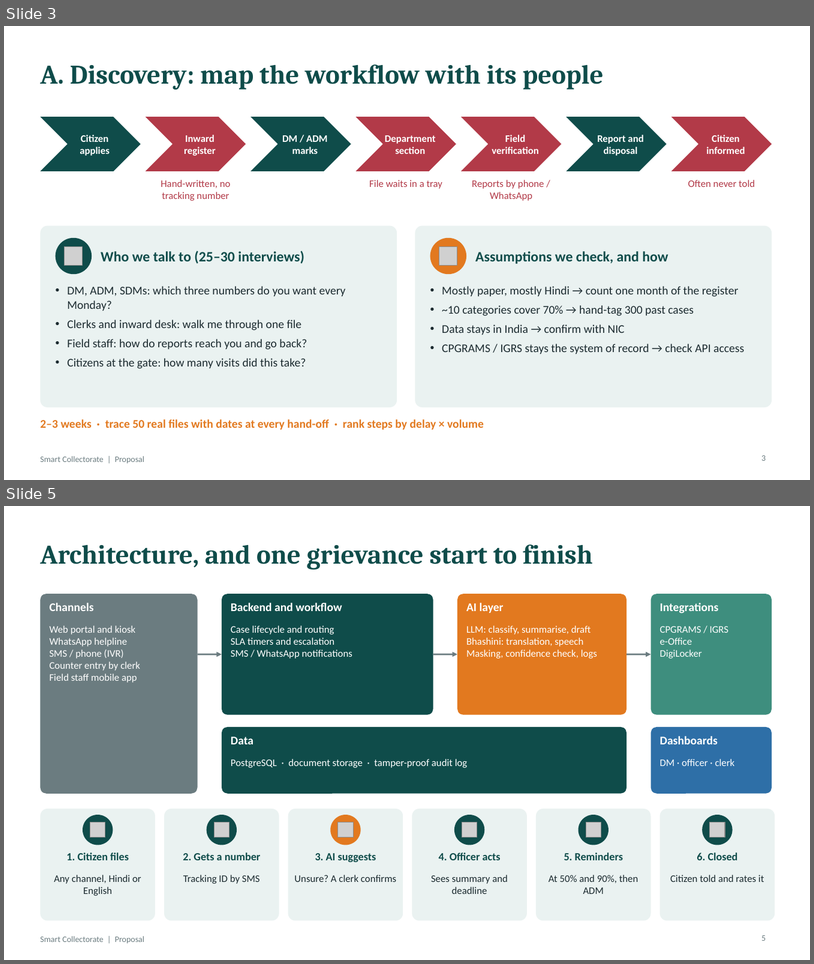
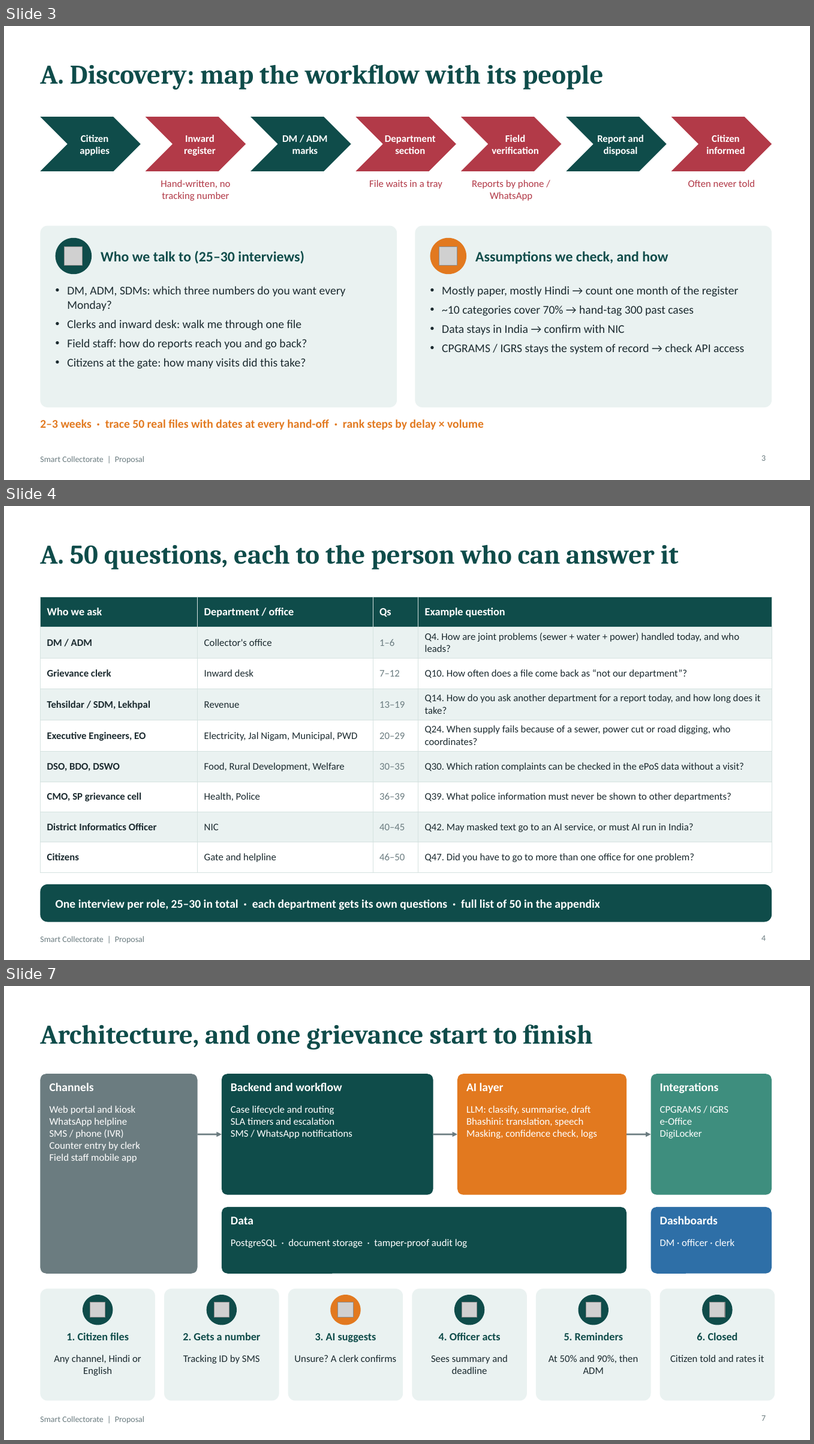
Before and after one commit to easycodewithme/Assignemnt-Automation, a slide deck: presentation/Smart_Collectorate_Proposal.pptx. Shown one above the other, each under a label of ours: slides 3 and 5 before the commit, slides 3, 4 and 7 after it; the slides between them are not shown. The pictures are 814x964 and 814x1444 pixels, drawn with LibreOffice and Linux fonts; fonts in the diff are those of the drawing; grey boxes stand for pictures. Boxes give left, top, right and bottom in pixels: in the first picture for what was removed or moved away, otherwise in the second. Text is boxed around its words. In the diff, an @@ line names an element or a change of style, - is before the commit and + after.

```diff
--- a/presentation/Smart_Collectorate_Proposal.pptx
+++ b/presentation/Smart_Collectorate_Proposal.pptx
@@ slide 4 added at (4, 506, 810, 960), background #FFFFFF; not listed: 1 template element that a slide beside it also shows @@
@@ title added at (40, 544, 679, 570), 32 pt, text #0F4C4A, bold @@
+A. 50 questions, each to the person who can answer it
@@ table added at (40, 597, 772, 864), 9 rows, 4 columns @@
+Who we ask | Department / office | Qs | Example question
+DM / ADM | Collector's office | 1–6 | Q4. How are joint problems (sewer + water + power) handled today, and who leads?
+Grievance clerk | Inward desk | 7–12 | Q10. How often does a file come back as “not our department”?
+Tehsildar / SDM, Lekhpal | Revenue | 13–19 | Q14. How do you ask another department for a report today, and how long does it take?
+Executive Engineers, EO | Electricity, Jal Nigam, Municipal, PWD | 20–29 | Q24. When supply fails because of a sewer, power cut or road digging, who coordinates?
+DSO, BDO, DSWO | Food, Rural Development, Welfare | 30–35 | Q30. Which ration complaints can be checked in the ePoS data without a visit?
+CMO, SP grievance cell | Health, Police | 36–39 | Q39. What police information must never be shown to other departments?
+District Informatics Officer | NIC | 40–45 | Q42. May masked text go to an AI service, or must AI run in India?
+Citizens | Gate and helpline | 46–50 | Q47. Did you have to go to more than one office for one problem?
@@ rounded rectangle added at (40, 884, 772, 922), fill #0F4C4A @@
@@ text added at (56, 899, 600, 910), 14 pt, text #FFFFFF, bold @@
+One interview per role, 25–30 in total · each department gets its own questions · full list of 50 in the appendix
@@ page number added at (762, 935, 766, 940), 10 pt, text #6B7C80 @@
+4
@@ what was slide 5 is now slide 7 @@
@@ page number at (762, 1415, 766, 1420): text changed @@
-5
+7
```
Also in this commit, not shown: 4 slides changed, 7 other slides added, 21 other files.
